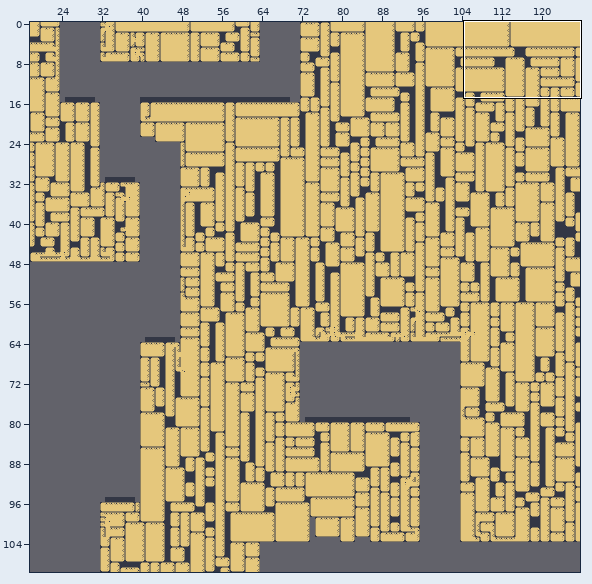
Tiled map, stored at scratch/southwestwest.tmx. The first picture is a wide view before the edit; the outline marks the close-up.
Close-up. Before the edit:
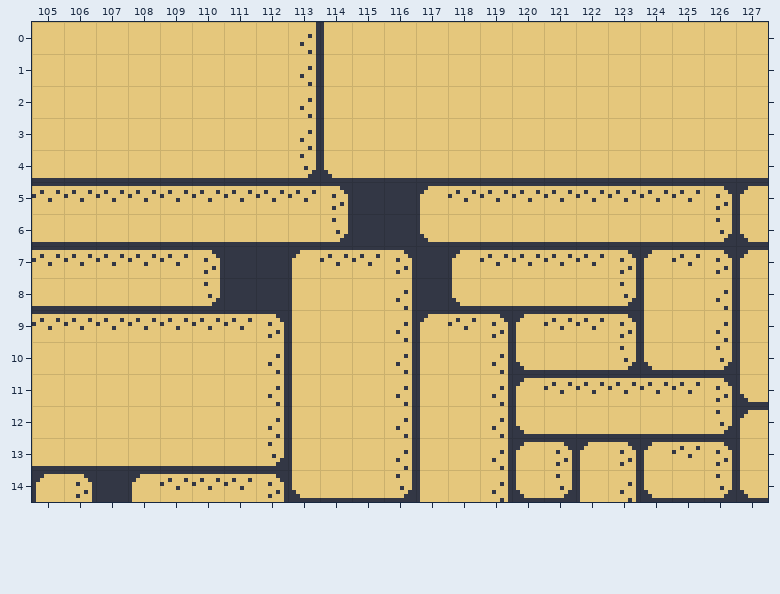
Cells are 8x8 px. Shown: x 105..127, y 0..14. The commit also changed other parts of the map, which this record leaves out.
Now the later version:
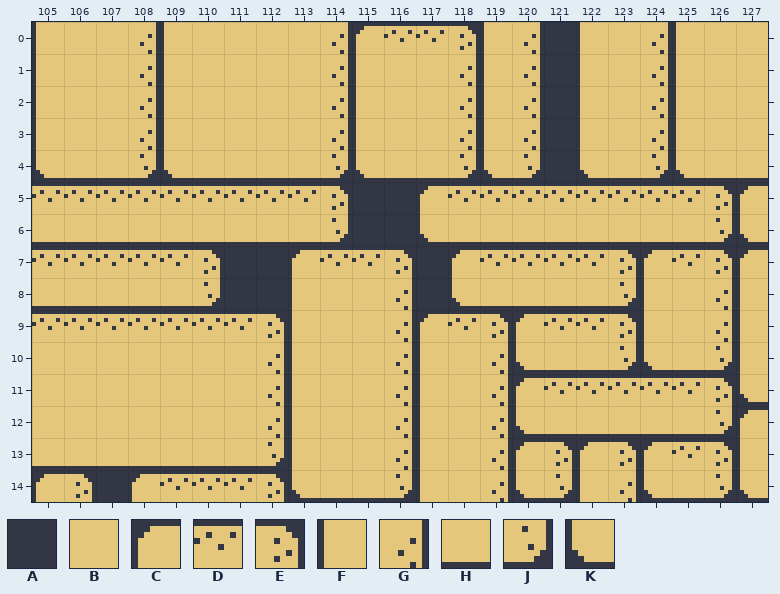
Key: from "tiles": A 1, B 2, C 8, D 9, E 10, F 11, G 12, H 15, J 16, K 18.
_ is an empty cell.
From old to new:
Layer "Tile Layer 1":
Tile A replaces tile B in rows 0 to 3 at x 121.
Tile A replaces tile H in row 4 at x 121.
Tile B replaces tile G in rows 0 to 3 at x 113.
Tile C replaces tile B in row 0 at x 115.
Tile D replaces tile B in row 0 at x 116 to 117.
Tile E replaces tile B in row 0 at x 118.
Tile F replaces tile B in row 0 at x 105, 109, 119, 122 and 125; in rows 1 to 3 at x 105, 109, 115, 119, 122 and 125.
Tile G replaces tile B in row 0 at x 108, 120 and 124; in rows 1 to 3 at x 108, 118, 120 and 124.
Tile G replaces tile F in rows 0 to 3 at x 114.
Tile H replaces tile J in row 4 at x 113.
Tile J replaces tile H in row 4 at x 108, 118, 120 and 124.
Tile J replaces tile K in row 4 at x 114.
Tile K replaces tile H in row 4 at x 105, 109, 115, 119, 122 and 125.
Where, in picture pixels (left, top, right, bottom), the same in both close-ups:
changed: (32, 22, 44, 178)
changed: (140, 22, 172, 178)
changed: (300, 22, 588, 178)
changed: (652, 22, 684, 178)
